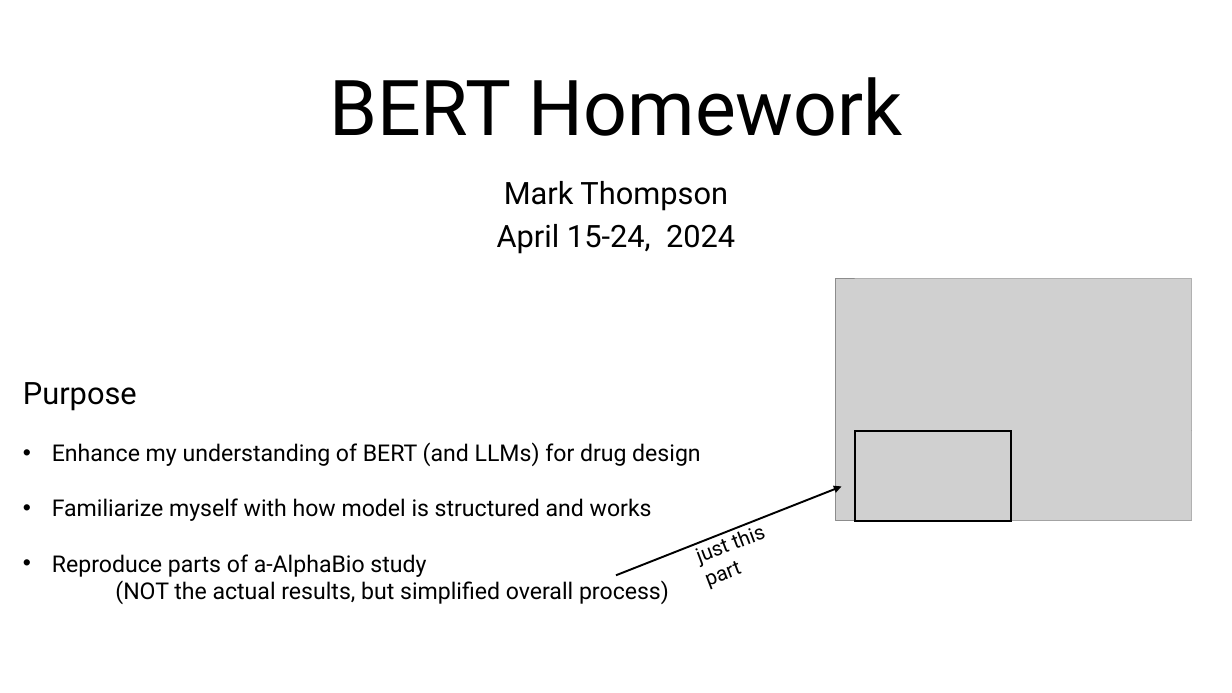
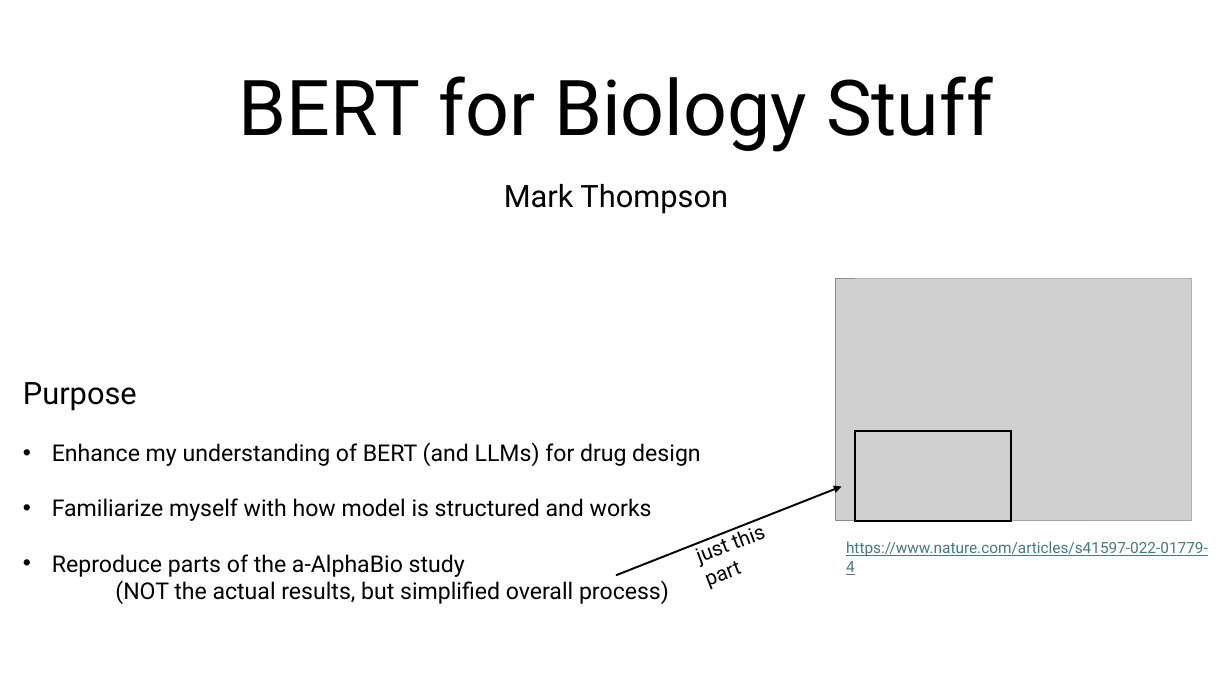
Before and after one commit to planaria158/BERT, a slide deck: slide 1 of Experiments.pptx. Drawn at 1232x693 pixels with LibreOffice and Linux fonts; fonts in the diff are those of the drawing; grey boxes stand for pictures. Boxes give left, top, right and bottom in pixels: in the first picture for what was removed or moved away, otherwise in the second. Text is boxed around its words. In the diff, an @@ line names an element or a change of style, - is before the commit and + after.

```diff
--- a/Experiments.pptx
+++ b/Experiments.pptx
@@ title at (239,76,993,152): text changed @@
-BERT Homework
+BERT for Biology Stuff
@@ subtitle "Mark Thompson" at (504,184,728,214): line spacing 0.8 to 0.9 @@
@@ subtitle at (497,224,735,254): paragraph removed @@
-April 15-24, 2024
@@ text at (52,554,465,577): text changed @@
-• Reproduce parts of a-AlphaBio study
+• Reproduce parts of the a-AlphaBio study
@@ text added at (846,541,1208,575), 12 pt, text #467886, underline @@
+https://www.nature.com/articles/s41597-022-01779-4
```
Also in this commit, not shown: 3 other slides changed.
